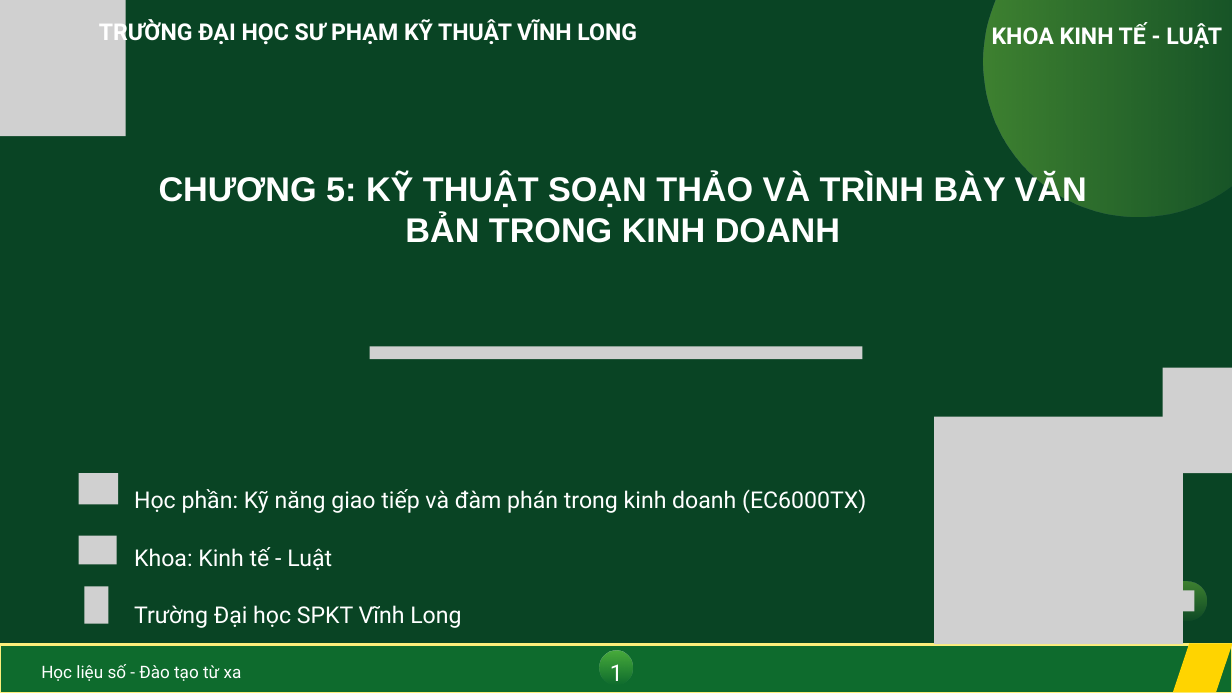
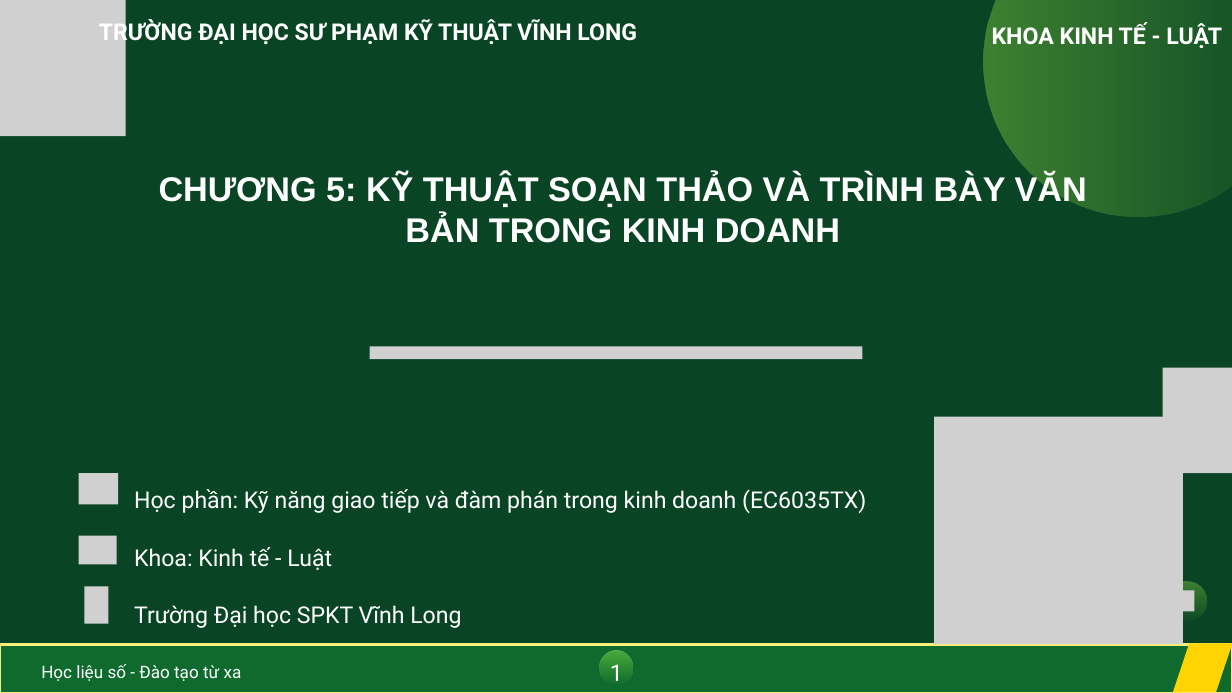
Before and after one commit to thuyhuongctu/ComDraft, a slide deck: slide 1 of ec6000tx-chuong-5/slides/CHUONG_5__KY_THUAT_SOAN_THAO_VA_TRINH_BAY_VAN_BAN_EC6000TX.pptx. Drawn at 1232x693 pixels with LibreOffice and Linux fonts; fonts in the diff are those of the drawing; grey boxes stand for pictures; background and template pictures are left out. Boxes give left, top, right and bottom in pixels: in the first picture for what was removed or moved away, otherwise in the second. Text is boxed around its words. In the diff, an @@ line names an element or a change of style, - is before the commit and + after.

```diff
--- a/ec6000tx-chuong-5/slides/CHUONG_5__KY_THUAT_SOAN_THAO_VA_TRINH_BAY_VAN_BAN_EC6000TX.pptx
+++ b/ec6000tx-chuong-5/slides/CHUONG_5__KY_THUAT_SOAN_THAO_VA_TRINH_BAY_VAN_BAN_EC6000TX.pptx
@@ text at (134, 489, 866, 513): text changed @@
-Học phần: Kỹ năng giao tiếp và đàm phán trong kinh doanh (EC6000TX)
+Học phần: Kỹ năng giao tiếp và đàm phán trong kinh doanh (EC6035TX)
```
Also in this commit, not shown: 3 other files.
